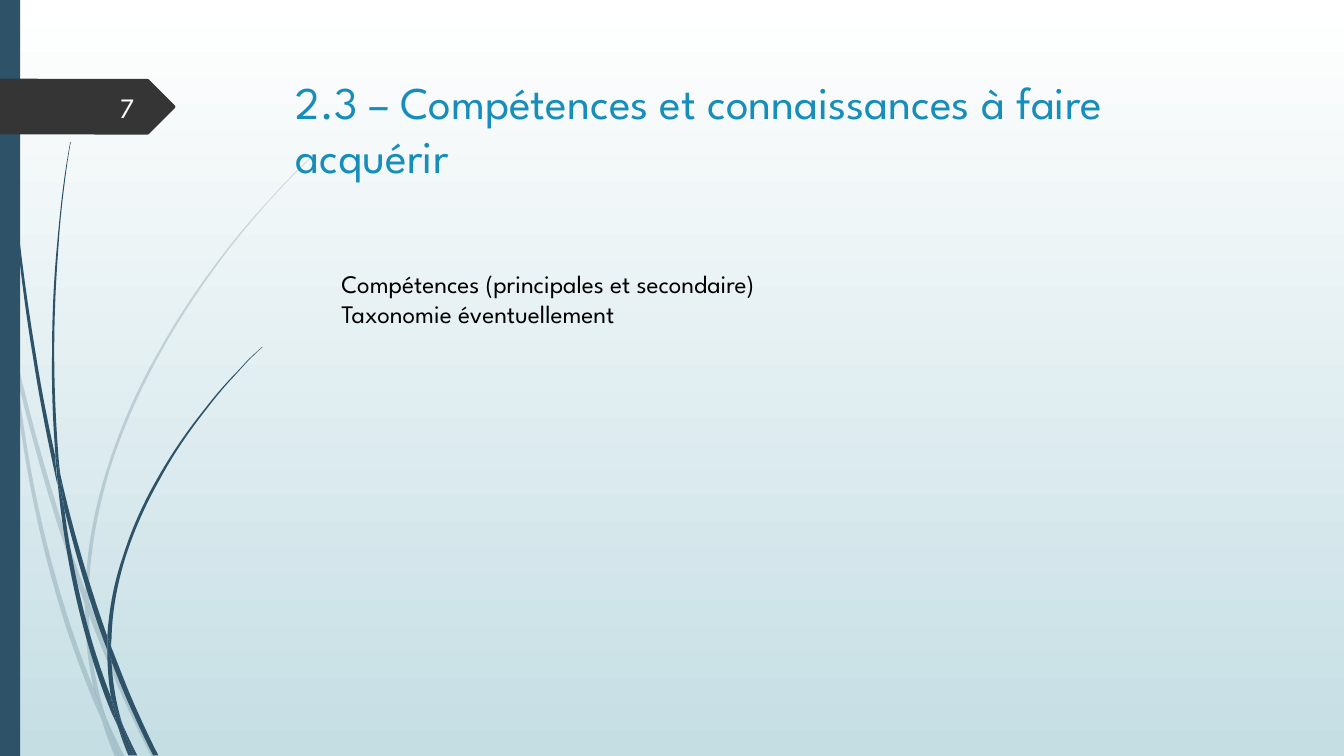
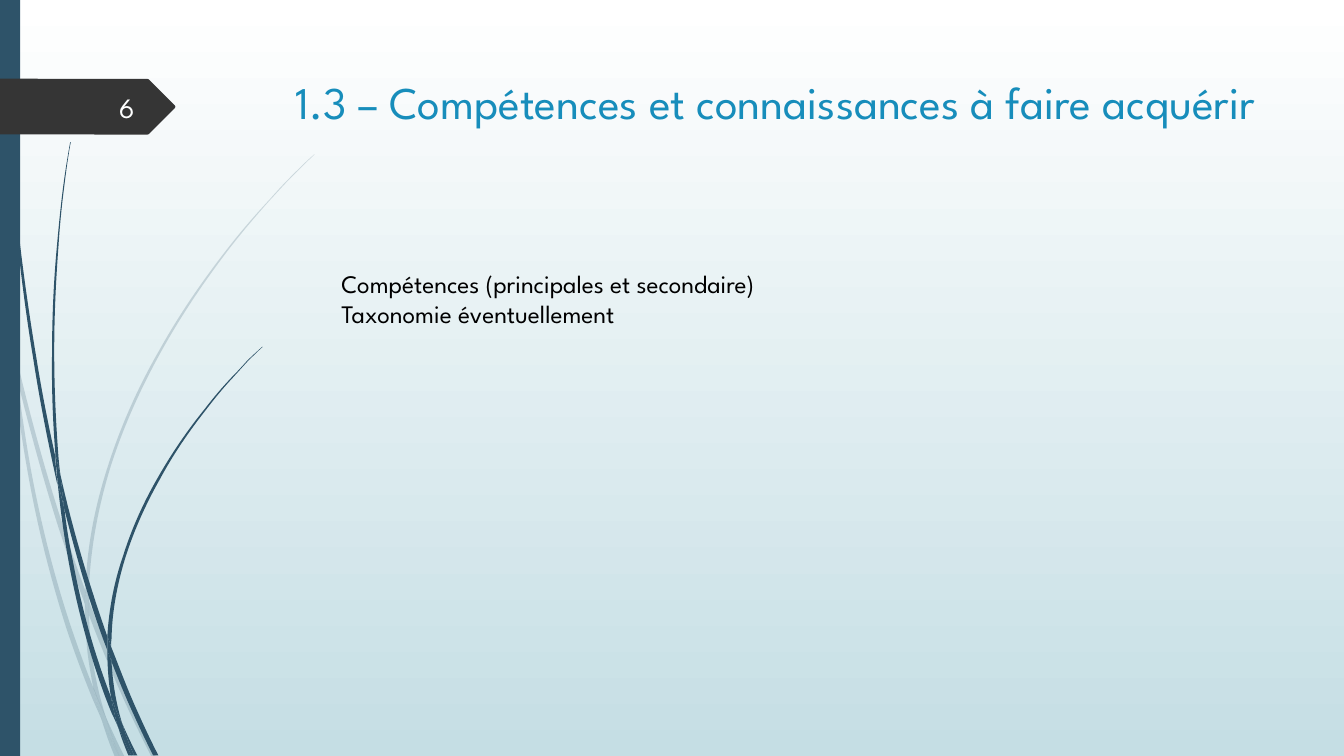
Before and after one commit to SdeuxiModeles/Modeles, a slide deck: slide 6 of NGEN.pptx (slide 7 before the commit). Drawn at 1344x756 pixels with LibreOffice and Linux fonts; fonts in the diff are those of the drawing. Boxes give left, top, right and bottom in pixels: in the first picture for what was removed or moved away, otherwise in the second. Text is boxed around its words. In the diff, an @@ line names an element or a change of style, - is before the commit and + after.

```diff
--- a/NGEN.pptx
+++ b/NGEN.pptx
@@ title at (x1=296, y1=87, x2=1255, y2=129): text changed @@
-2.3 – Compétences et connaissances à faire acquérir
+1.3 – Compétences et connaissances à faire acquérir
@@ page number at (x1=119, y1=99, x2=134, y2=119): text changed @@
-7
+6
```
Also in this commit, not shown: 15 other slides changed, 1 other file.
